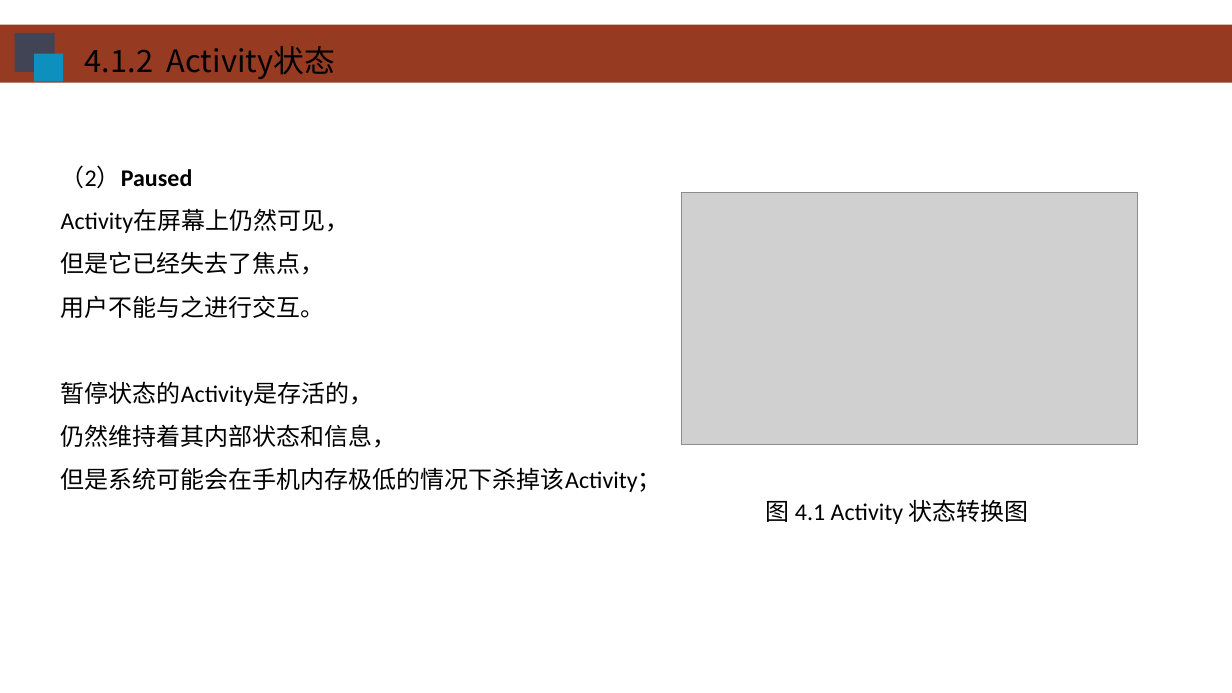
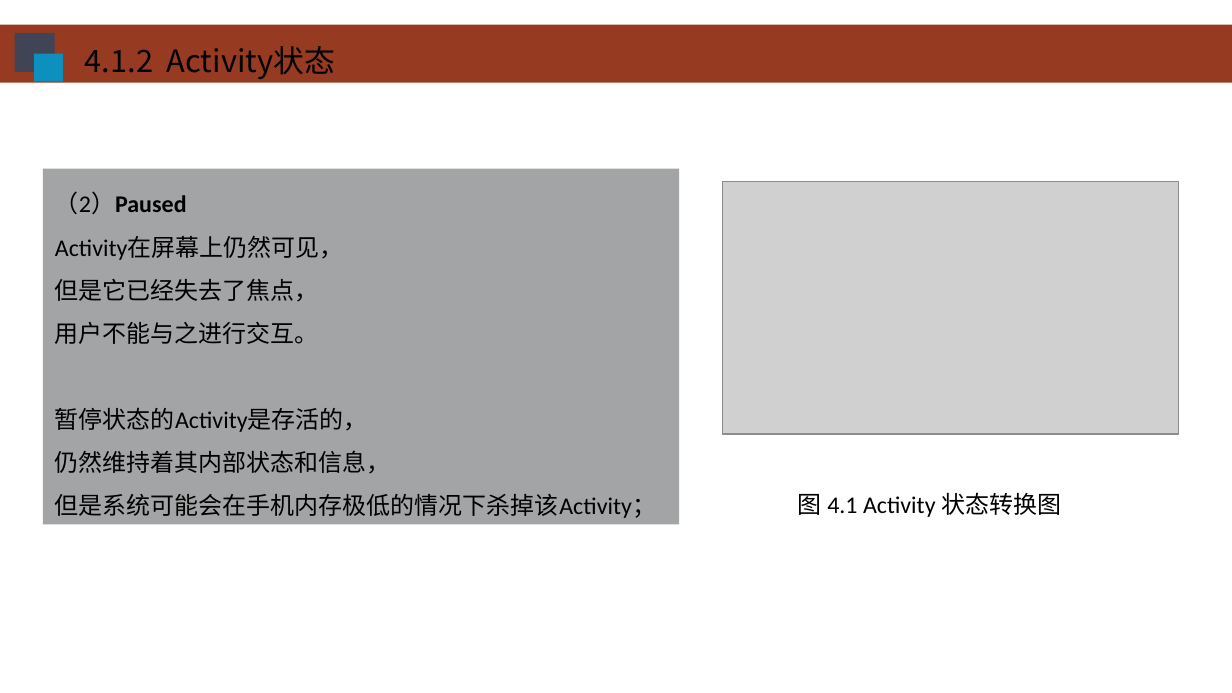
Before and after one commit to HBU/Android-PPT, a slide deck: slide 4 of 04.0 -- 活动-意图-- 第04章.pptx. Drawn at 1232x693 pixels with LibreOffice and Linux fonts; fonts in the diff are those of the drawing; grey boxes stand for pictures; background and template pictures are left out. Boxes give left, top, right and bottom in pixels: in the first picture for what was removed or moved away, otherwise in the second. Text is boxed around its words. In the diff, an @@ line names an element or a change of style, - is before the commit and + after.

```diff
--- a/04.0 -- 活动-意图-- 第04章.pptx
+++ b/04.0 -- 活动-意图-- 第04章.pptx
@@ rectangle "（2）Paused": place and size @@
-rectangle "（2）Paused" at (61, 165, 662, 492)
+rectangle "（2）Paused" at (43, 169, 680, 525)
@@ rectangle "（2）Paused" at (43, 169, 680, 525): fill none to #494B4D at 50% opacity @@
@@ picture: place and size @@
-picture at (681, 192, 1137, 445)
+picture at (723, 181, 1179, 434)
@@ text "图 4.1 Activity 状态转换图": place and size @@
-text "图 4.1 Activity 状态转换图" at (766, 499, 1029, 524)
+text "图 4.1 Activity 状态转换图" at (798, 492, 1061, 517)
```
Also in this commit, not shown: 19 other slides changed, 4 slides added, 15 slides removed, 3 other files.
